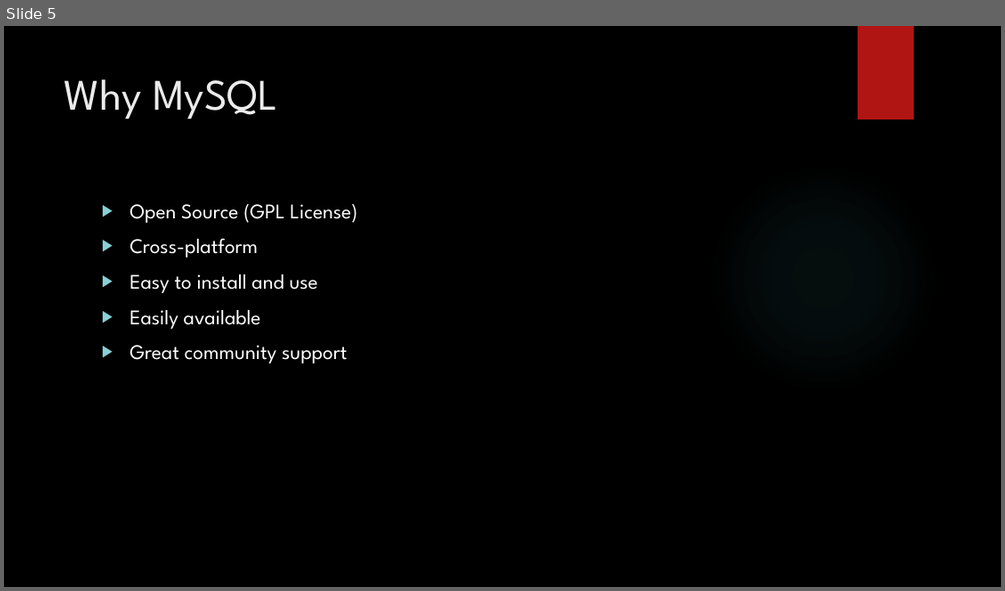
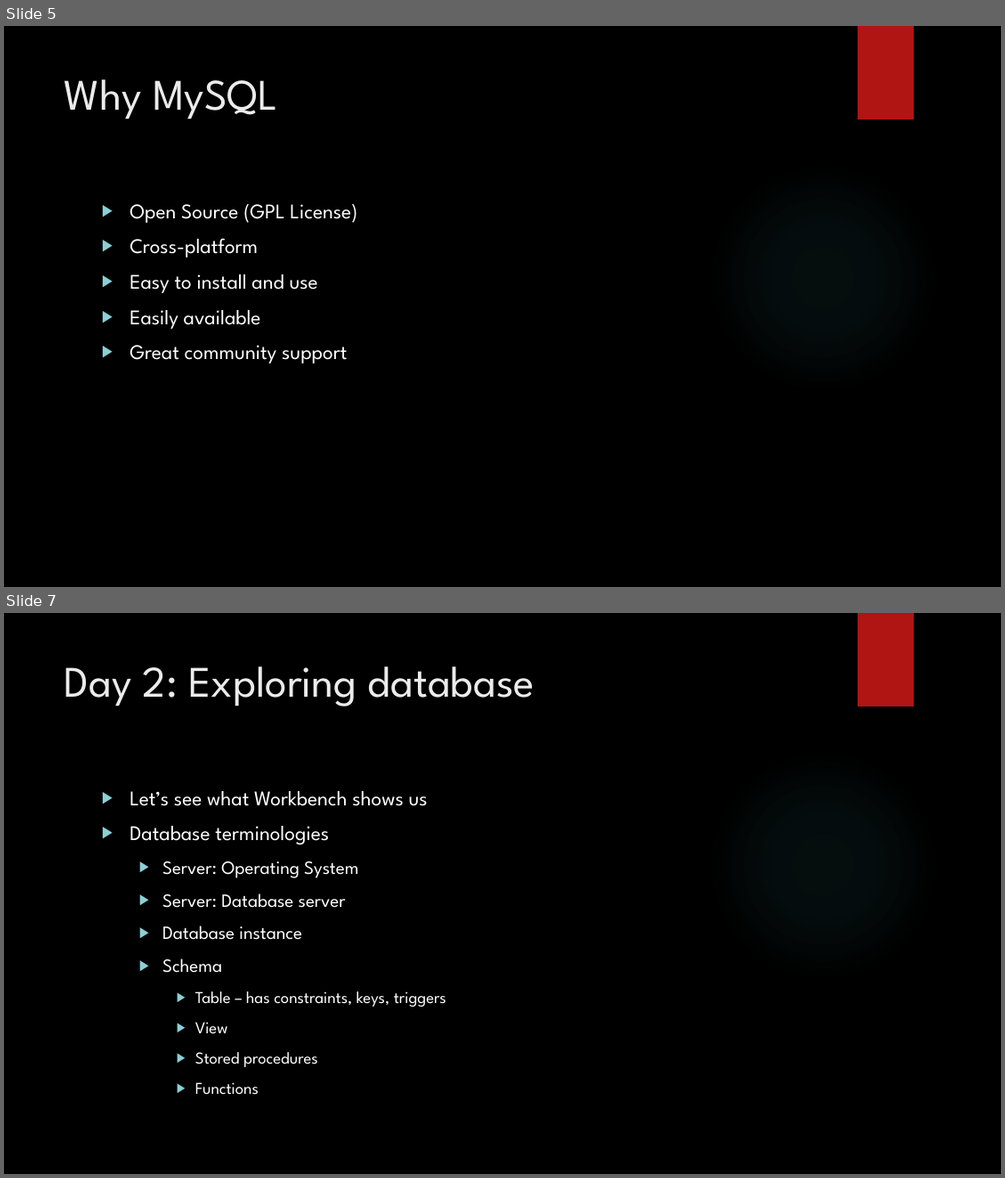
Before and after one commit to zedfoxus/database-bootcamp, a slide deck: Presentation/Database-Bootcamp-Presentation.pptx. Shown one above the other, each under a label of ours: slide 5 before the commit, slides 5 and 7 after it; the slides between them are not shown. The pictures are 1005x591 and 1005x1178 pixels, drawn with LibreOffice and Linux fonts; fonts in the diff are those of the drawing; background and template pictures are left out. Boxes give left, top, right and bottom in pixels: in the first picture for what was removed or moved away, otherwise in the second. Text is boxed around its words. In the diff, an @@ line names an element or a change of style, - is before the commit and + after.

```diff
--- a/Presentation/Database-Bootcamp-Presentation.pptx
+++ b/Presentation/Database-Bootcamp-Presentation.pptx
@@ slide 7 added at (x1=4, y1=613, x2=1001, y2=1174), background picture (left out); not listed: 2 template elements that a slide beside it also shows @@
@@ title added at (x1=65, y1=666, x2=534, y2=706), 42 pt, text #EBEBEB @@
+Day 2: Exploring database
@@ text added at (x1=129, y1=791, x2=446, y2=1094), 18 pt, text #FFFFFF @@
+▶ Let’s see what Workbench shows us
+▶ Database terminologies
+  ▶ Server: Operating System
+  ▶ Server: Database server
+  ▶ Database instance
+  ▶ Schema
+    ▶ Table – has constraints, keys, triggers
+    ▶ View
+    ▶ Stored procedures
+    ▶ Functions
```
Also in this commit, not shown: 2 slides changed, 3 other slides added.
